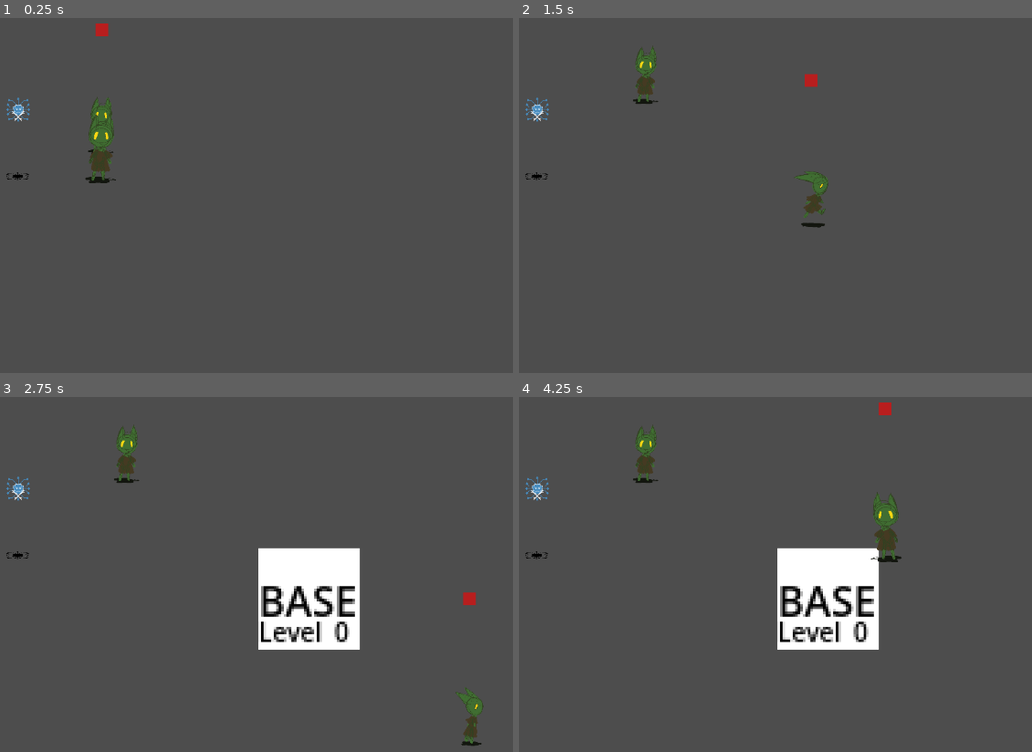
Above: before the commit, frames 1-4 (two rows, left to right).
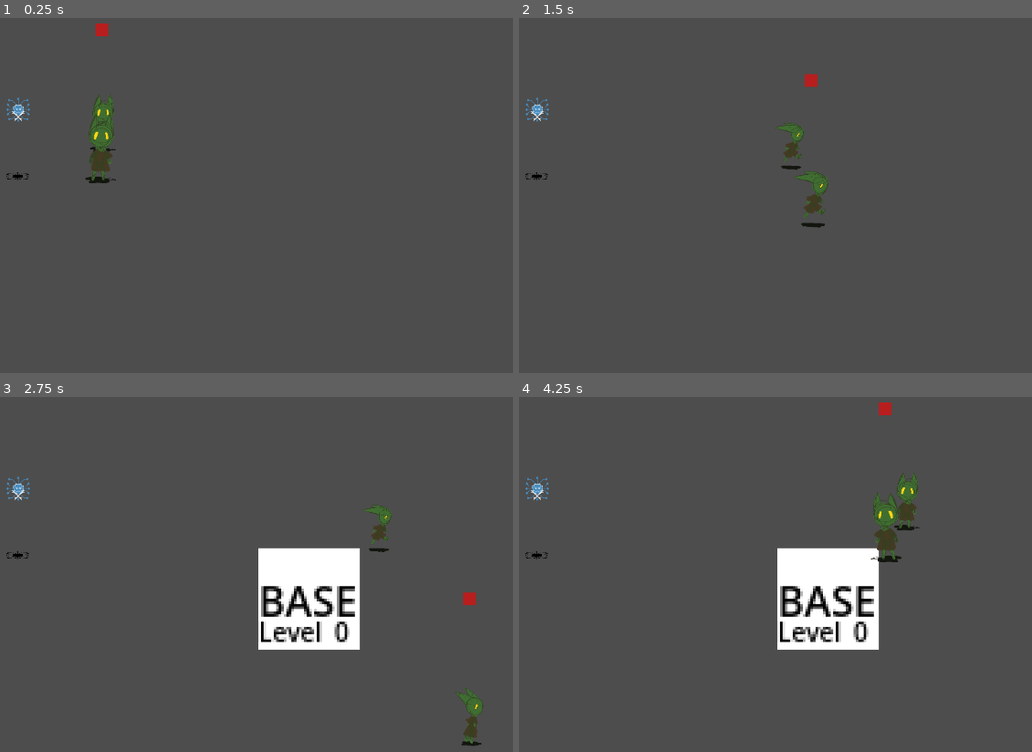
Above: after the commit, the same moments.

Repository: loteque/GoblinGame
Game: Godot game, scene res://main.tscn
The game is run twice, just before and just after one commit, with the same random seed, the same clock (stepped at 60 frames per second) and the same inputs. The project has no main scene, so this scene is started directly.
Inputs (mouse positions are in pixels of both pictures, inside the frame that each line leads up to):
- Up to frame 1 (0.25 s): no input
- Up to frame 2 (1.5 s): tap Enter at 0.5 s; move the mouse to (826, 149) at 0.52 s; hold D (right) 0.53-1.28 s; tap Space (select) at 0.6 s; tap Shift (call, bound only after the commit) at 0.8, 1.35 s; move the mouse to (524, 188) at 1.27 s; hold S (down) from 1.28 s (still down)
- Up to frame 3 (2.75 s): tap Space (select) at 1.55 s; move the mouse to (220, 457) at 2.02 s; release S (down) at 2.03 s; hold D (right) from 2.03 s (still down); tap G (place) at 2.1 s; tap Shift (call, bound only after the commit) at 2.3 s
- Up to frame 4 (4.25 s): move the mouse to (631, 631) at 2.77 s; release D (right) at 2.78 s; hold W (up) 2.78-3.53 s; tap Space (select) at 2.85 s; move the mouse to (888, 610) at 3.52 s; hold A (left) from 3.53 s (still down); tap Shift (call, bound only after the commit) at 3.6 s

The runs differ from the first frame. In frame 1, 0.1% of the frame differs, in the area x 17-23%, y 21-39%; in frame 2, 0.7%; in frame 3, 0.7%; in frame 4, 0.9%, in the area x 22-79%, y 7-38%.

Commit message:
player can engage input to initate npc follow behavior

Diff:
--- a/Actor.gd
+++ b/Actor.gd
@@ -1,6 +1,8 @@
 extends CharacterBody2D
 
 @export var move_speed: float
+@export var burst_speed: float
+@export var burst_duration: float
 @export var throw_multiplier: float
 @export var nav_agent: NavigationAgent2D
 @export var follow_area: Area2D
@@ -53,12 +55,16 @@
     if has_target or throw_target:
         _set_movement_target(target.global_transform.origin)
 
+    var new_velocity: Vector2
+    var next_path_position: Vector2 = nav_agent.get_next_path_position()
+    if !is_burst():
+        new_velocity = global_position.direction_to(next_path_position) * move_speed
+    else:
+        new_velocity = global_position.direction_to(next_path_position) * burst_speed
 
-
-    var next_path_position: Vector2 = nav_agent.get_next_path_position()
-    var new_velocity: Vector2 = global_position.direction_to(next_path_position) * move_speed
     if !follow_area.monitoring:
         new_velocity = new_velocity * throw_multiplier
+
 
     _on_velocity_computed(new_velocity)
 
@@ -75,15 +81,41 @@
     move_and_slide()
 
 
+var _is_burst: bool = false
+func is_burst():
+    if _is_burst:
+        return true
+    return false
+
+func boost_speed():
+        _is_burst = true
+        burst_speed = player.speed
+        await get_tree().create_timer(burst_duration).timeout
+        _is_burst = false
+
 func _on_follow_area_body_entered(body:Node2D):
 
     if body.is_in_group("Player"):
-        has_target = true
+        # make actor aware of player
         player = body
-        target = player.follow_target
-        player_inside_follow_area = true
-        throw_target = body.throw_target
-        _set_movement_target(body.global_transform.origin)
+
+        # set up nav targets on player.called_goblins()
+        # so that the actor will go to player
+        if !player.called_goblins.is_connected(_on_player_called_goblins):
+            player.called_goblins.connect(_on_player_called_goblins)
+
+
+func _on_player_called_goblins():
+    # set up navigation targets
+    target = player.follow_target
+    has_target = true
+    player_inside_follow_area = true
+    throw_target = player.throw_target
+    _set_movement_target(player.global_transform.origin)
+
+    # set and unset actor speed burst
+    boost_speed()
+
 
 func _on_follow_area_body_exited(body:Node2D):
 
--- a/PlayerCharacter.gd
+++ b/PlayerCharacter.gd
@@ -10,6 +10,7 @@
 var base_placer = BasePlacer.new(1)
 var selected: Node2D
 
+signal called_goblins()
 
 func get_input():
     var input_direction = Input.get_vector("left", "right", "up", "down")
@@ -20,6 +21,9 @@
     velocity = input_direction * speed
     move_and_slide()
 
+func call_goblins():
+    called_goblins.emit()
+
 func _physics_process(_delta):
     update_body()
 
@@ -29,10 +33,12 @@
     if event.is_action("select") and selected:
         if selected.is_in_group("Upgradable"):
             selected.upgrader.upgrade()
+    if event.is_action("call"):
+        call_goblins()
 
 
 func _on_cursor_body_entered(body:Node2D):
-        selected = body
+    selected = body
 
 
 func _on_cursor_body_exited(_body:Node2D):
--- a/actor.tscn
+++ b/actor.tscn
@@ -17,6 +17,8 @@
 wall_min_slide_angle = 0.0
 script = ExtResource("1_5a1ut")
 move_speed = 320.0
+burst_speed = 350.0
+burst_duration = 0.5
 throw_multiplier = 2.3
 nav_agent = NodePath("NavigationAgent2D")
 follow_area = NodePath("FollowArea")
@@ -42,9 +44,8 @@
 [node name="AnimatedSprite2D" type="AnimatedSprite2D" parent="."]
 scale = Vector2(0.25, 0.25)
 sprite_frames = ExtResource("2_fkt2u")
-animation = &"thrown_down"
+animation = &"idle_front"
 autoplay = "idle_front"
-frame_progress = 0.336775
 offset = Vector2(0, -165)
 
 [node name="AnimationController" parent="." node_paths=PackedStringArray("actor", "sprite") instance=ExtResource("4_sdsx6")]
--- a/main.tscn
+++ b/main.tscn
@@ -19,6 +19,8 @@
 
 [node name="Actor" parent="." instance=ExtResource("2_7cfec")]
 position = Vector2(505, 294)
+burst_speed = null
+burst_duration = 1.7
 
 [node name="PlayerCharacter" parent="." groups=["Player"] instance=ExtResource("1_rjx7k")]
 position = Vector2(502, 345)
--- a/project.godot
+++ b/project.godot
@@ -68,3 +68,9 @@
 , Object(InputEventJoypadButton,"resource_local_to_scene":false,"resource_name":"","device":-1,"button_index":2,"pressure":0.0,"pressed":true,"script":null)
 ]
 }
+call={
+"deadzone": 0.5,
+"events": [null, Object(InputEventJoypadButton,"resource_local_to_scene":false,"resource_name":"","device":-1,"button_index":4,"pressure":0.0,"pressed":true,"script":null)
+, Object(InputEventKey,"resource_local_to_scene":false,"resource_name":"","device":-1,"window_id":0,"alt_pressed":false,"shift_pressed":false,"ctrl_pressed":false,"meta_pressed":false,"pressed":false,"keycode":0,"physical_keycode":4194325,"key_label":0,"unicode":0,"echo":false,"script":null)
+]
+}
